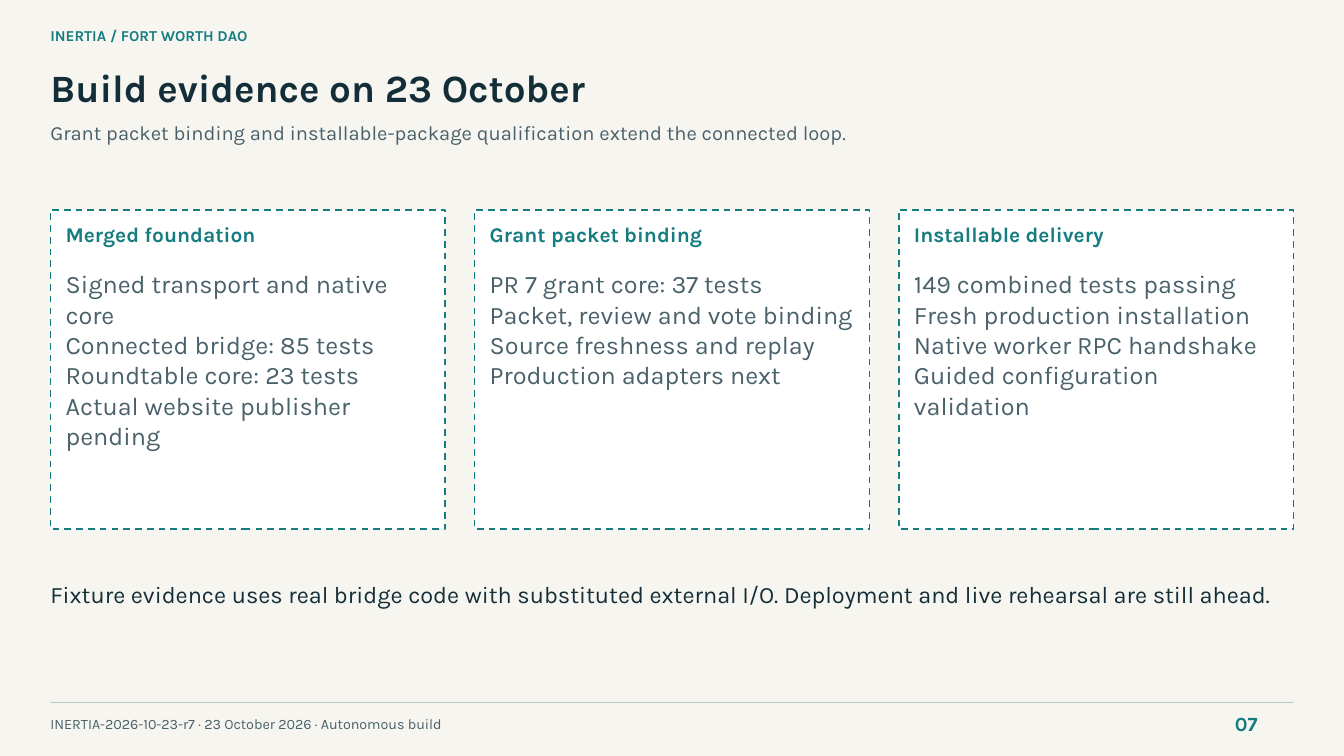
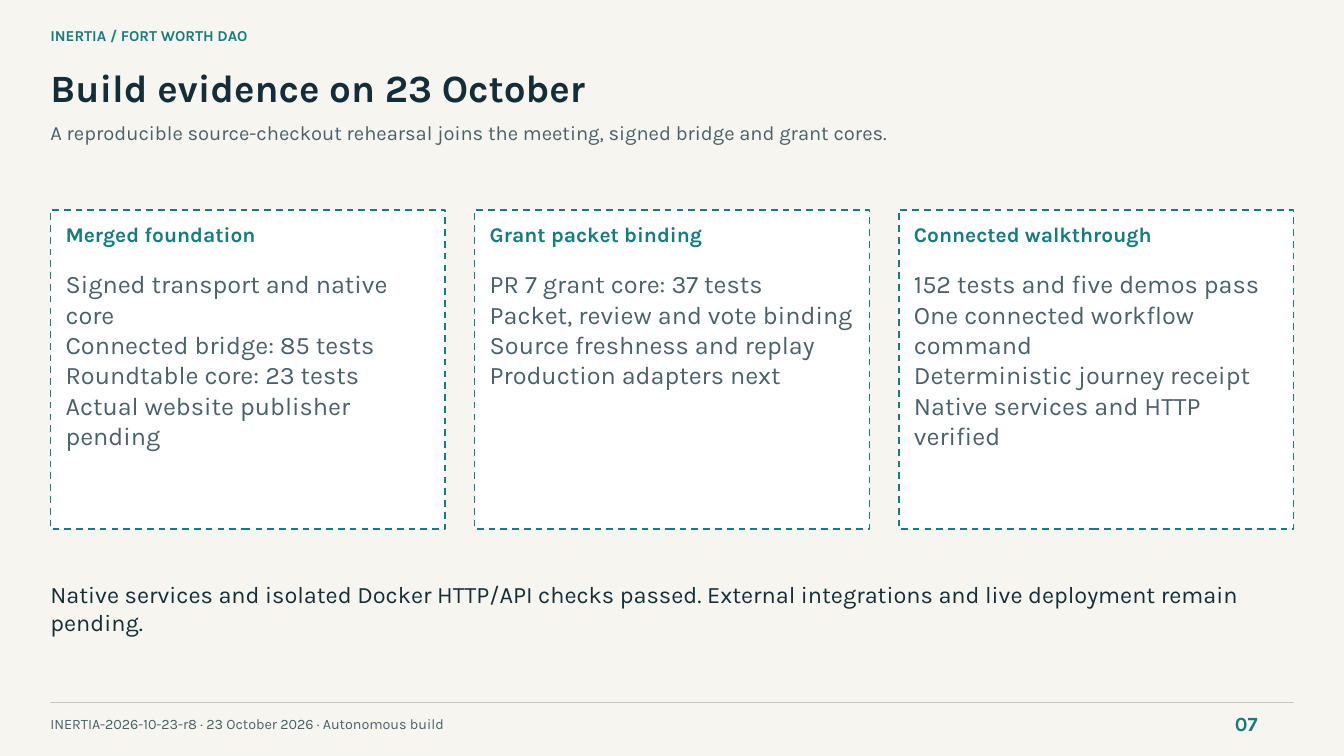
Before and after one commit to NetRxn/Inertia, a slide deck: slide 7 of Inertia-Architecture.pptx. Drawn at 1344x756 pixels with LibreOffice and Linux fonts; fonts in the diff are those of the drawing. Boxes give left, top, right and bottom in pixels: in the first picture for what was removed or moved away, otherwise in the second. Text is boxed around its words. In the diff, an @@ line names an element or a change of style, - is before the commit and + after.

```diff
--- a/Inertia-Architecture.pptx
+++ b/Inertia-Architecture.pptx
@@ text at (50,126,887,145): text changed @@
-Grant packet binding and installable-package qualification extend the connected loop.
+A reproducible source-checkout rehearsal joins the meeting, signed bridge and grant cores.
@@ text at (914,227,1152,248): text changed @@
-Installable delivery
+Connected walkthrough
@@ text at (914,275,1259,446): text changed @@
-149 combined tests passing
-Fresh production installation
-Native worker RPC handshake
-Guided configuration validation
+152 tests and five demos pass
+One connected workflow command
+Deterministic journey receipt
+Native services and HTTP verified
@@ text at (50,585,1238,637): text changed @@
-Fixture evidence uses real bridge code with substituted external I/O. Deployment and live rehearsal are still ahead.
+Native services and isolated Docker HTTP/API checks passed. External integrations and live deployment remain pending.
@@ text at (50,719,444,729): text changed @@
-INERTIA-2026-10-23-r7 · 23 October 2026 · Autonomous build
+INERTIA-2026-10-23-r8 · 23 October 2026 · Autonomous build
```
Also in this commit, not shown: 7 other slides changed, 9 other files.
